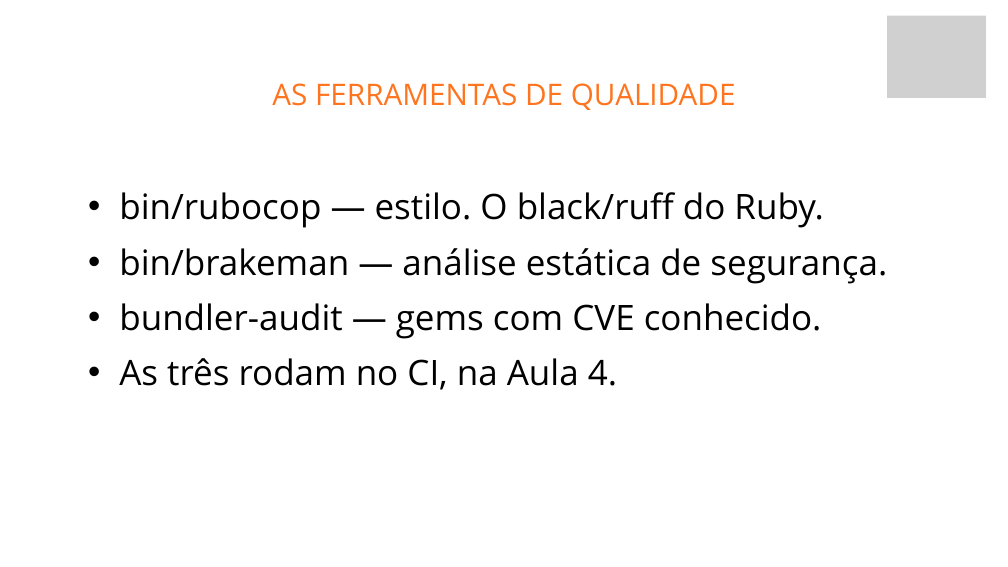
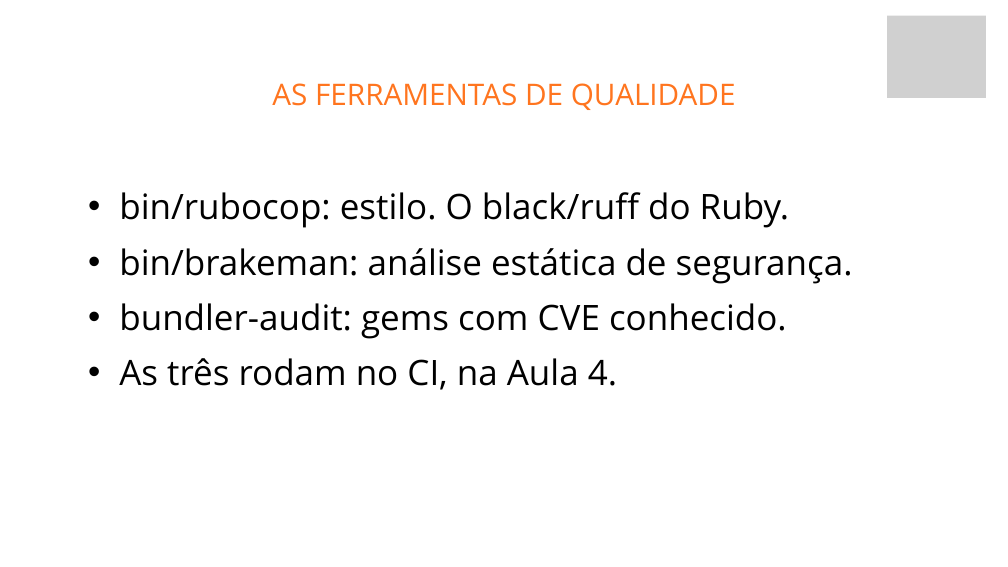
Before and after one commit to fabriciosiqueira08/capacitacao-gabarito, a slide deck: slide 53 of slides/build/aula-03-autenticacao.pptx. Drawn at 1008x567 pixels with LibreOffice and Linux fonts; fonts in the diff are those of the drawing; grey boxes stand for pictures; background and template pictures are left out. Boxes give left, top, right and bottom in pixels: in the first picture for what was removed or moved away, otherwise in the second. Text is boxed around its words. In the diff, an @@ line names an element or a change of style, - is before the commit and + after.

```diff
--- a/slides/build/aula-03-autenticacao.pptx
+++ b/slides/build/aula-03-autenticacao.pptx
@@ text at box(119, 192, 853, 339): text changed @@
-  • bin/rubocop — estilo. O black/ruff do Ruby.
-  • bin/brakeman — análise estática de segurança.
-  • bundler-audit — gems com CVE conhecido.
+  • bin/rubocop: estilo. O black/ruff do Ruby.
+  • bin/brakeman: análise estática de segurança.
+  • bundler-audit: gems com CVE conhecido.
```
Also in this commit, not shown: 10 other slides changed, 7 other files.
